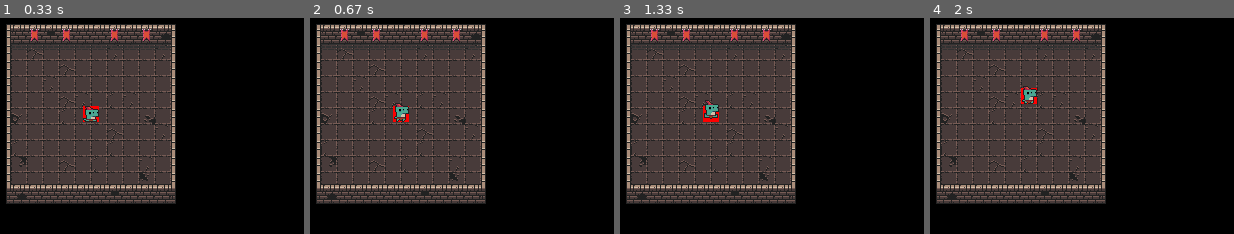
Above: before the commit, frames 1-4 (left to right).
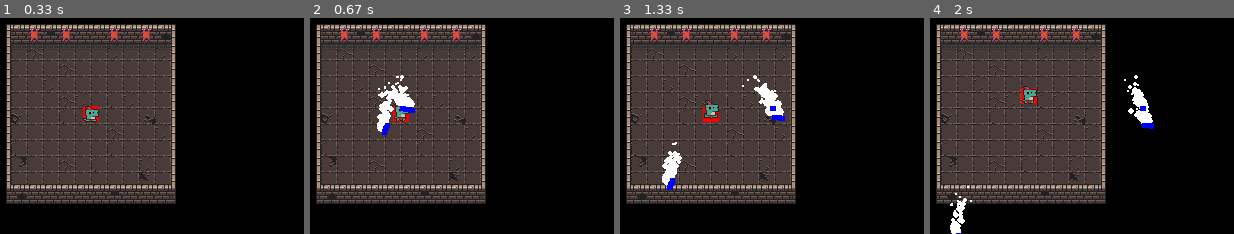
Above: after the commit, the same moments.

Repository: RDGMR/pygame-dungeon-shooter
Game: pygame game, started from main.py
Same seed, same stepped clock (60 frames per second), same inputs: the game is played once before the commit and once after it.
Inputs (mouse positions are in pixels of both pictures, inside the frame that each line leads up to):
- Up to frame 1 (0.33 s): no input
- Up to frame 2 (0.67 s): press the mouse at (386, 123) at 0.37 s; move the mouse to (462, 115) at 0.47 s; release the mouse at (538, 106) at 0.6 s
- Up to frame 3 (1.33 s): hold A 0.67-1.13 s; hold Right 0.67-1.13 s; move the mouse to (714, 128) at 0.7 s; hold Right from 1.17 s (still down)
- Up to frame 4 (2 s): release Right at 1.63 s; hold Up 1.67-1.97 s

Frame 1 is identical in both runs. In frame 2, 1.4% of the frame differs, in the area x 22-35%, y 26-55%; in frame 3, 1.6%, in the area x 13-55%, y 26-80%; in frame 4, 1.4%.

Commit message:
:sparkles: Bullets now follow mouse cursor.

Diff:
--- a/bullet.py
+++ b/bullet.py
@@ -1,18 +1,24 @@
 import pygame
+import math
 
 class Bullet:
     def __init__(self, Player):
         self.Player = Player
         self.screen = self.Player.screen
-        self.last_x = self.Player.last_x
-        self.last_y = self.Player.last_y
         self.x = self.Player.rect.x
         self.y = self.Player.rect.y
-        self.vel = 1.5
+
+        mouse_x, mouse_y = pygame.mouse.get_pos()
+        distance_x = mouse_x - self.Player.rect.x
+        distance_y = mouse_y - self.Player.rect.y
+        angle = math.atan2(distance_y, distance_x)
+        vel = 1.5
+        self.vel_x = vel * math.cos(angle)
+        self.vel_y = vel * math.sin(angle)
 
     def update(self):
-        self.x += self.vel * self.last_x
-        self.y += self.vel * self.last_y
+        self.x += self.vel_x
+        self.y += self.vel_y
 
     def render(self):
         pygame.draw.rect(self.screen, "BLUE", (self.x, self.y, 5, 5))
--- a/main.py
+++ b/main.py
@@ -29,8 +29,6 @@
             elif event.key == pygame.K_a:
                 if not Player.Hit.active:
                     Player.damage()
-            elif event.key == pygame.K_f:
-                bullets.append(Bullet(Player))
 
             elif event.key == pygame.K_RIGHT:
                 Player.right = True
@@ -55,7 +53,14 @@
             elif event.key == pygame.K_DOWN:
                 Player.down = False
 
+        elif event.type == MOUSEBUTTONDOWN:
+            Player.shooting = True
+        elif event.type == MOUSEBUTTONUP:
+            Player.shooting = False
+
     # Update.
+    if Player.shooting:
+        bullets.append(Bullet(Player))
     Player.update()
     for bullet in bullets:
         bullet.update()
--- a/particles.py
+++ b/particles.py
@@ -30,4 +30,4 @@
             self.x += self.x_vel
             self.y += self.y_vel
             self.y_vel += 0.1
-            self.radius -= 0.05
+            self.radius -= 0.5
--- a/player.py
+++ b/player.py
@@ -6,6 +6,7 @@
         self.Hit = self.Hit()
         self.screen = screen
         self.tiles = Map.tiles
+        self.shooting = False
         self.last_x = 1
         self.last_y = 1
         self.x = 0
@@ -31,7 +32,6 @@
         self.up = False
         self.down = False
         self.vel = 1
-        # self.running = False
         self.run_counter = 0
 
     class Hit:
@@ -56,7 +56,6 @@
         return collisions
 
     def move(self, rect, movement):
-        print(movement)
         rect.x += movement[0]
         collisions = self.collide_test(rect, self.tiles)
         for tile in collisions:
